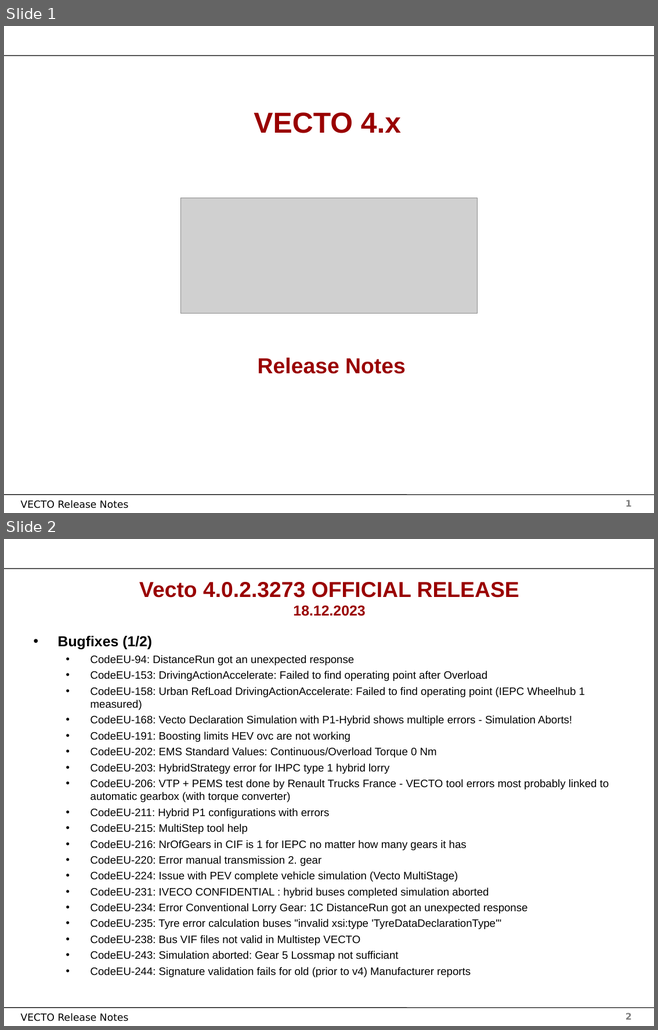
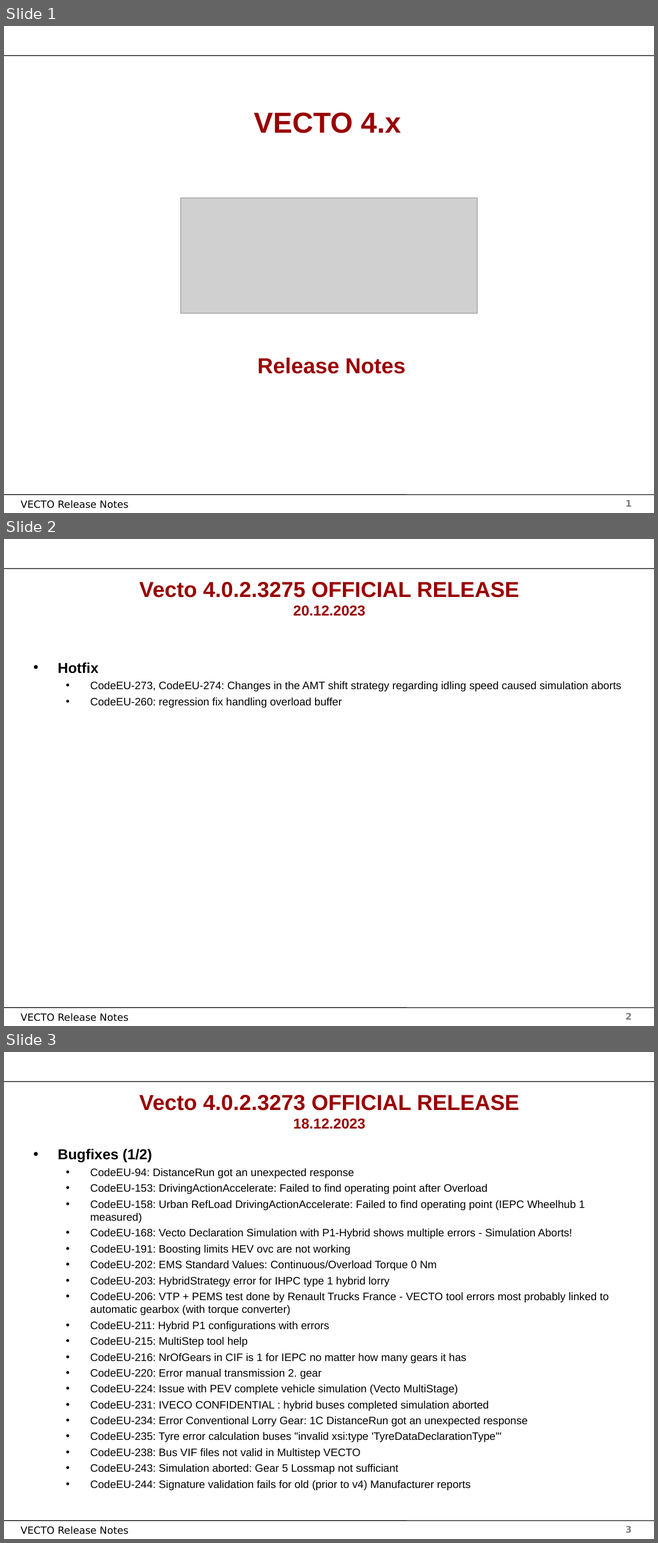
Before and after one commit to tanawadeatharva/BharatVECTO, a slide deck: Documentation/User Manual Source/Release Notes Vecto4.x.pptx. Shown one above the other, each under a label of ours: slides 1 and 2 before the commit, slides 1, 2 and 3 after it. The pictures are 658x1030 and 658x1543 pixels, drawn with LibreOffice and Linux fonts; fonts in the diff are those of the drawing; grey boxes stand for pictures; background and template pictures are left out. Boxes give left, top, right and bottom in pixels: in the first picture for what was removed or moved away, otherwise in the second. Text is boxed around its words. In the diff, an @@ line names an element or a change of style, - is before the commit and + after.

Commit message:
updating changelog, building new release

```diff
--- a/Documentation/User Manual Source/Release Notes Vecto4.x.pptx
+++ b/Documentation/User Manual Source/Release Notes Vecto4.x.pptx
@@ slide 2 added at (4,539,654,1026), background #FFFFFF; not listed: 4 template elements that a slide beside it also shows @@
@@ title added at (139,582,519,616), 24 pt, text #990000, bold @@
+Vecto 4.0.2.3275 OFFICIAL RELEASE
+20.12.2023
@@ text added at (58,663,621,708), 12 pt, text #000000 @@
+• Hotfix
+  • CodeEU-273, CodeEU-274: Changes in the AMT shift strategy regarding idling speed caused simulation aborts
+  • CodeEU-260: regression fix handling overload buffer
@@ what was slide 2 is now slide 3 @@
@@ page number at (625,1526,632,1533): text changed @@
-2
+3
```
Also in this commit, not shown: 3 other files.
